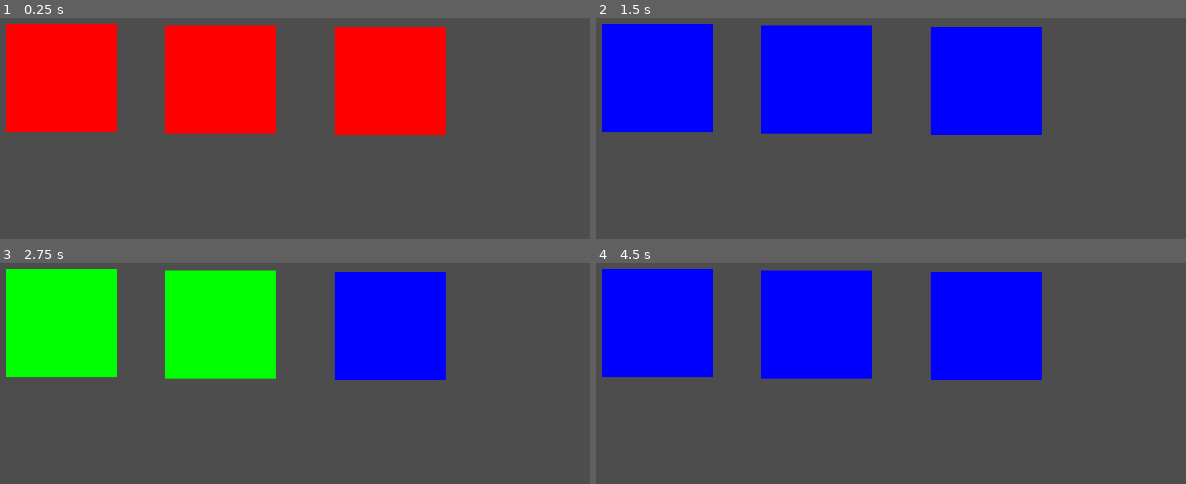
Above: before the commit, frames 1-4 (two rows, left to right).
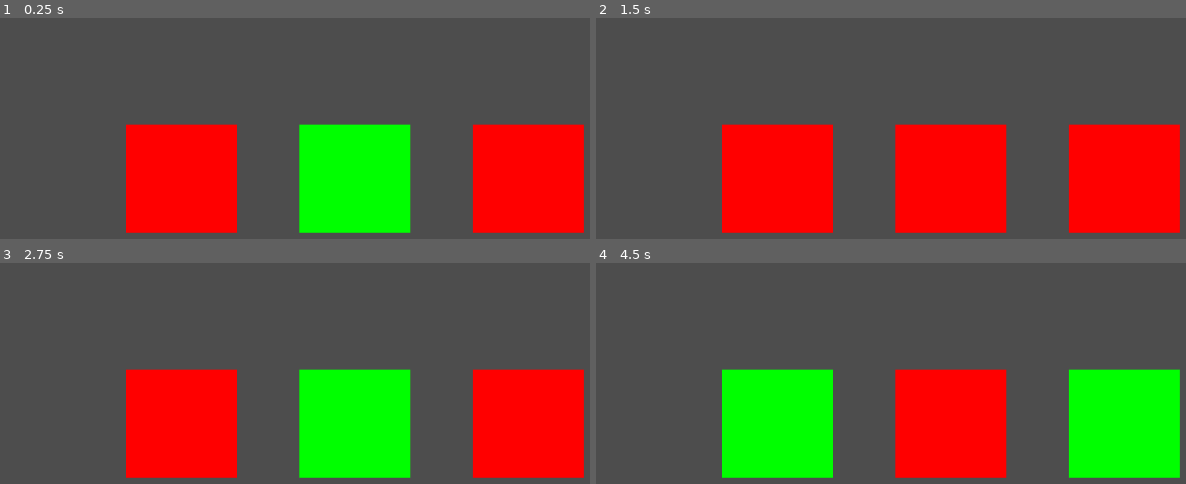
Above: after the commit, the same moments.

Repository: KarumGhag/Super-Gambler
Game: Godot game, scene res://SlotMachine/slot_machine.tscn
Two runs of this game, one before a commit and one after it. Both use one fixed random seed, a clock stepped at 60 frames per second and the inputs below. The project has no main scene, so this scene is started directly.
Inputs:
- Up to frame 1 (0.25 s): no input
- Up to frame 2 (1.5 s): no input
- Up to frame 3 (2.75 s): no input
- Up to frame 4 (4.5 s): no input

The runs differ from the first frame. In frame 1, 54% of the frame differs, in the area x 1-99%, y 2-98%; in frame 2, 54%; in frame 3, 54%; in frame 4, 54%.

Commit message:
slot system done (no money)

Diff:
--- a/SlotMachine/slot.gd
+++ b/SlotMachine/slot.gd
@@ -16,14 +16,19 @@
 func _ready() -> void:
 	genSpin()
 	add_child(spinCoolDown)
+
 	spinCoolDown.autostart = false
 	spinCoolDown.one_shot = false
 	spinCoolDown.connect("timeout", spin)
+
+	timePerSpin = randf_range(0.2, 0.35)
 	spinCoolDown.start(timePerSpin)
 
 
+
 func genSpin() -> void:
-	timesToSpin = randi_range(0, 25)
+	timesToSpin = randi_range(5, 30)
+
 
 func spin() -> void:
 	currentColour = colours[nextColour]
@@ -31,6 +36,10 @@
 	timesSpun += 1
 	if timesSpun >= timesToSpin:
 		spinCoolDown.stop()
+		return
+	timePerSpin *= 1.05
+	print(timePerSpin)
+	spinCoolDown.start(timePerSpin)
 
 func changeColour(newColour : Color):
 	currentColour = newColour
--- a/SlotMachine/slot_machine.tscn
+++ b/SlotMachine/slot_machine.tscn
@@ -5,20 +5,23 @@
 
 [node name="SlotMachine" type="Node2D"]
 
-[node name="Slot" type="Sprite2D" parent="."]
-position = Vector2(142.5, 159)
+[node name="SlotHolder" type="Node2D" parent="."]
+position = Vector2(165, 144)
+
+[node name="Slot" type="Sprite2D" parent="SlotHolder"]
+position = Vector2(150, 160)
 scale = Vector2(2.5, 2.451)
 texture = ExtResource("1_oydg2")
 script = ExtResource("2_vio27")
 
-[node name="Slot2" type="Sprite2D" parent="."]
-position = Vector2(371, 161)
+[node name="Slot2" type="Sprite2D" parent="SlotHolder"]
+position = Vector2(400, 160)
 scale = Vector2(2.5, 2.451)
 texture = ExtResource("1_oydg2")
 script = ExtResource("2_vio27")
 
-[node name="Slot3" type="Sprite2D" parent="."]
-position = Vector2(616, 163)
+[node name="Slot3" type="Sprite2D" parent="SlotHolder"]
+position = Vector2(650, 160)
 scale = Vector2(2.5, 2.451)
 texture = ExtResource("1_oydg2")
 script = ExtResource("2_vio27")
